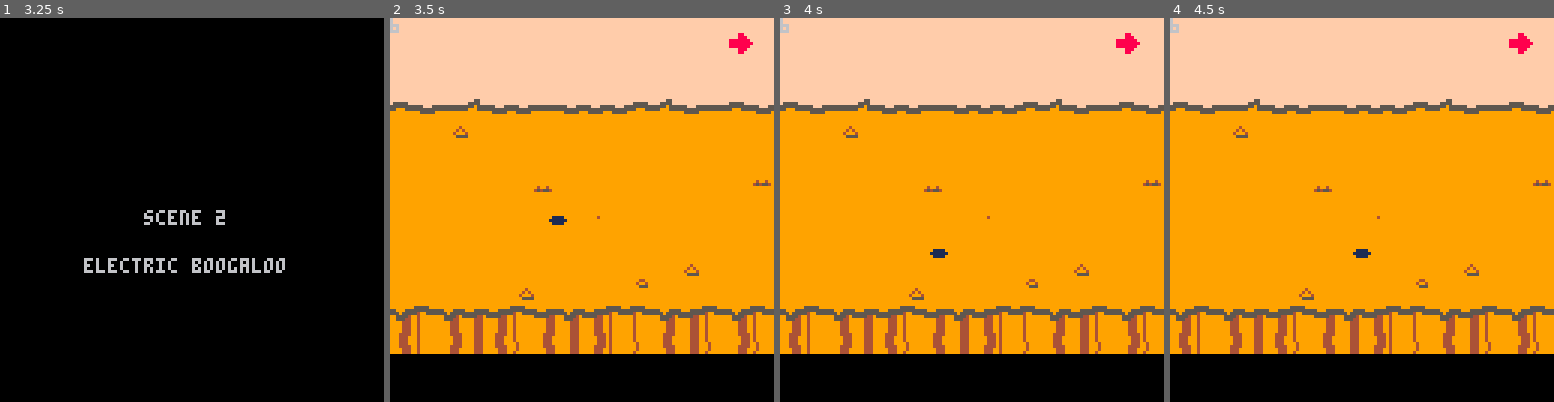
Above: before the commit, frames 1-4 (left to right).
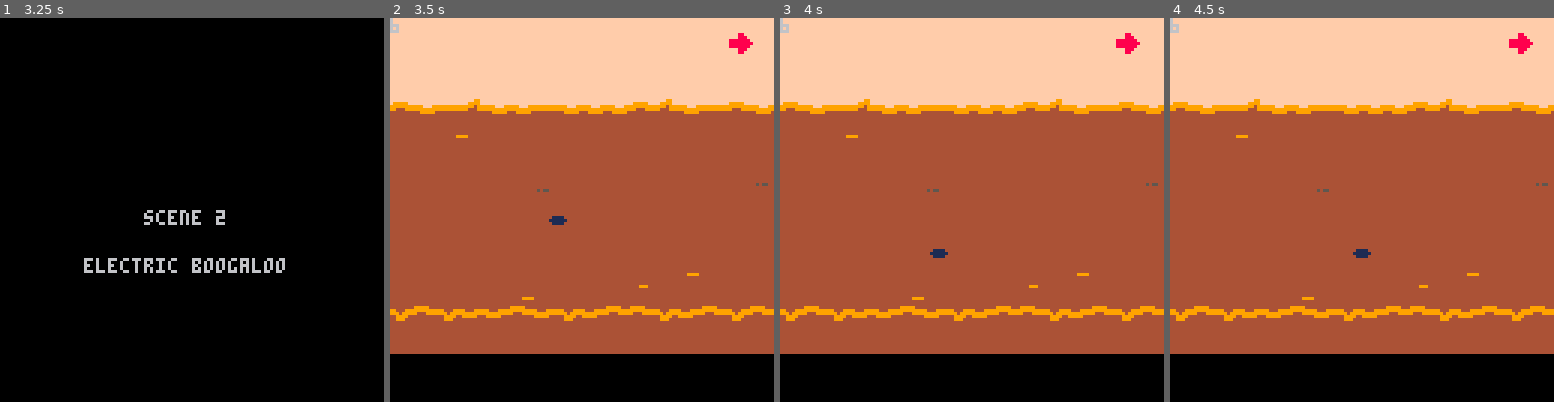
Above: after the commit, the same moments.

Repository: akbiggs/Scuffle
Game: PICO-8 cartridge scuffle.p8
Two runs of this game, one before a commit and one after it. Both use one fixed random seed, a clock stepped at 60 frames per second and the inputs below.
Inputs:
- Up to frame 1 (3.25 s): tap X (X key) at 0.33, 1.07, 1.85, 2.97 s; tap O (Z key) at 0.7, 1.7, 2.1, 2.5, 2.9 s; hold Right 1.6-2.1 s; hold Up 2.15-2.42 s; hold Right 2.47-3.03 s; hold Left from 3.08 s (still down)
- Up to frame 2 (3.5 s): keep holding Left; tap O (Z key) at 3.3 s
- Up to frame 3 (4 s): release Left at 3.58 s; hold Down 3.63-3.97 s; tap O (Z key) at 3.7 s
- Up to frame 4 (4.5 s): hold Right from 4.02 s (still down); tap X (X key) at 4.08 s; tap O (Z key) at 4.1 s

Frame 1 is identical in both runs. In frame 2, 62% of the frame differs, in the area x 0-100%, y 21-88%; in frame 3, 62%; in frame 4, 62%.

Commit message:
start work on spikes

Diff:
--- a/scuffle.p8
+++ b/scuffle.p8
@@ -1168,6 +1168,21 @@
 	         flip_x, flip_y)
     end
   end
+end
+
+-- spikes
+-- a spike is an ememy that
+-- fires a bullet in-place with
+-- no velocity sporadically
+
+local spike = class.build()
+
+-- offset is a timing offset
+-- that you can use to make
+-- waves of spikes
+function spike:_init(
+    pos, offset)
+
 end
 
 -- enemy waves
@@ -1686,6 +1701,19 @@
       imp(vec(5, -20)),
       imp(vec(112, 145)),
     }),
+    wave(70, {
+      walker(vec(10, 40)),
+      walker(vec(15, 55)),
+      walker(vec(8, 75)),
+      walker(vec(112, 48)),
+      walker(vec(120, 65)),
+    }),
+    wave(100, {
+      seeker(vec(140, -30)),
+      seeker(vec(10, 140)),
+    }, {
+      spawn_health=true,
+    }),
   }
 end
 
@@ -1704,8 +1732,8 @@
   then
     -- shades of red
     return {
-      ground=9,
-      outline=5,
+      ground=4,
+      outline=9,
       crack=4,
       sky=15,
     }
